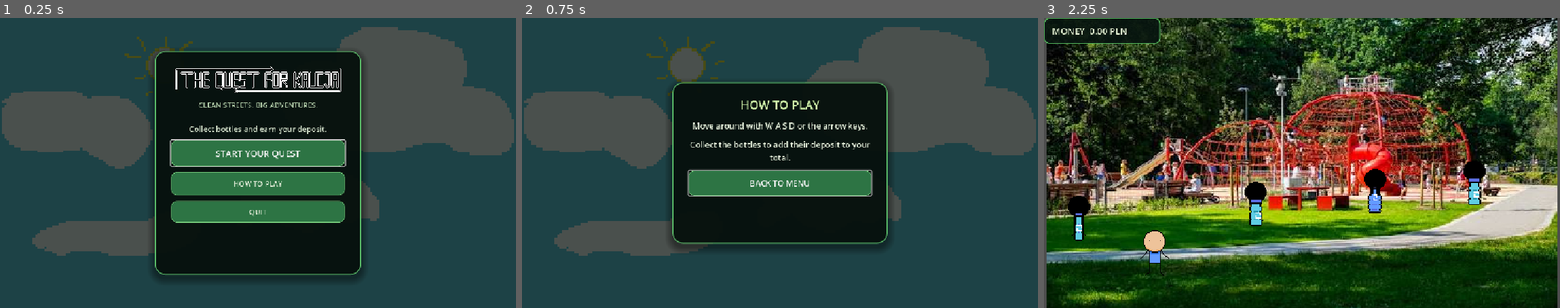
Above: before the commit, frames 1-3 (left to right).
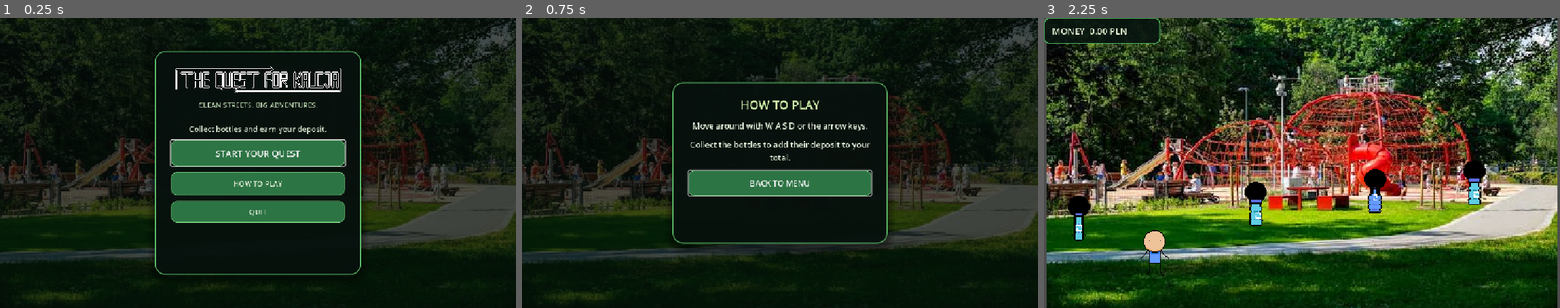
Above: after the commit, the same moments.

Repository: UBGC/quest_for_kaucja
Game: Godot game, scene res://main_menu.tscn
Two runs of this game, one before a commit and one after it. Both use one fixed random seed, a clock stepped at 60 frames per second and the inputs below.
Inputs:
- Up to frame 1 (0.25 s): no input
- Up to frame 2 (0.75 s): click "HOW TO PLAY" at 0.5 s
- Up to frame 3 (2.25 s): click "BACK TO MENU" at 1.25 s; click "START YOUR QUEST" at 2 s

The runs differ from the first frame. In frame 1, 68% of the frame differs, in the area x 0-100%, y 0-100%; in frame 2, 75%; in frame 3, nothing differs.

Commit message:
Revert "jyt"
This reverts commit 20e02f9736d3d4ac9fb36facaeb9879141058b43.

Diff:
--- a/level_3.tscn
+++ b/level_3.tscn
@@ -16,8 +16,8 @@
 
 [node name="Sprite2D" type="Sprite2D" parent="." unique_id=404758452]
 z_index = -7
-position = Vector2(164.25006, -538.2501)
-scale = Vector2(0.39902484, 0.7971477)
+position = Vector2(482.00006, -538.2501)
+scale = Vector2(0.28634754, 0.7971477)
 texture = ExtResource("1_16pka")
 
 [node name="CharacterBody2D" parent="." unique_id=1766430221 instance=ExtResource("2_j8bo8")]
--- a/main_menu.tscn
+++ b/main_menu.tscn
@@ -1,16 +1,16 @@
-[gd_scene format=3 uid="uid://biewbm1muyrlo"]
-
-[ext_resource type="Script" uid="uid://depdvch0gajbn" path="res://main_menu.gd" id="1_menu"]
-[ext_resource type="Texture2D" uid="uid://bg2gqx20bbe2s" path="res://mainMenuBG.png" id="2_fu7sn"]
-[ext_resource type="Texture2D" uid="uid://3fntukakw01x" path="res://mainMenuLogoSprite.png" id="2_logo"]
+[gd_scene format=3]
+
+[ext_resource type="Script" path="res://main_menu.gd" id="1_menu"]
+[ext_resource type="Texture2D" path="res://mainMenuLogoSprite.png" id="2_logo"]
+[ext_resource type="Texture2D" path="res://level1BG.png" id="3_background"]
 
 [sub_resource type="StyleBoxFlat" id="StyleBoxFlat_card"]
 bg_color = Color(0.02745098, 0.06666667, 0.050980393, 0.94)
+border_color = Color(0.3647059, 0.7607843, 0.41960785, 1)
 border_width_left = 2
 border_width_top = 2
 border_width_right = 2
 border_width_bottom = 2
-border_color = Color(0.3647059, 0.7607843, 0.41960785, 1)
 corner_radius_top_left = 22
 corner_radius_top_right = 22
 corner_radius_bottom_right = 22
@@ -20,54 +20,54 @@
 shadow_offset = Vector2(0, 8)
 
 [sub_resource type="StyleBoxFlat" id="StyleBoxFlat_button"]
+bg_color = Color(0.1764706, 0.45490196, 0.26666668, 1)
+border_color = Color(0.47058824, 0.8117647, 0.49411765, 1)
+border_width_left = 1
+border_width_top = 1
+border_width_right = 1
+border_width_bottom = 1
+corner_radius_top_left = 12
+corner_radius_top_right = 12
+corner_radius_bottom_right = 12
+corner_radius_bottom_left = 12
 content_margin_left = 18.0
 content_margin_top = 12.0
 content_margin_right = 18.0
 content_margin_bottom = 12.0
-bg_color = Color(0.1764706, 0.45490196, 0.26666668, 1)
+
+[sub_resource type="StyleBoxFlat" id="StyleBoxFlat_button_hover"]
+bg_color = Color(0.23529412, 0.5686275, 0.32941177, 1)
+border_color = Color(0.7137255, 0.9019608, 0.59607846, 1)
 border_width_left = 1
 border_width_top = 1
 border_width_right = 1
 border_width_bottom = 1
-border_color = Color(0.47058824, 0.8117647, 0.49411765, 1)
 corner_radius_top_left = 12
 corner_radius_top_right = 12
 corner_radius_bottom_right = 12
 corner_radius_bottom_left = 12
-
-[sub_resource type="StyleBoxFlat" id="StyleBoxFlat_button_pressed"]
 content_margin_left = 18.0
 content_margin_top = 12.0
 content_margin_right = 18.0
 content_margin_bottom = 12.0
+
+[sub_resource type="StyleBoxFlat" id="StyleBoxFlat_button_pressed"]
 bg_color = Color(0.105882354, 0.32156864, 0.17254902, 1)
+border_color = Color(0.7137255, 0.9019608, 0.59607846, 1)
 border_width_left = 1
 border_width_top = 1
 border_width_right = 1
 border_width_bottom = 1
-border_color = Color(0.7137255, 0.9019608, 0.59607846, 1)
 corner_radius_top_left = 12
 corner_radius_top_right = 12
 corner_radius_bottom_right = 12
 corner_radius_bottom_left = 12
-
-[sub_resource type="StyleBoxFlat" id="StyleBoxFlat_button_hover"]
 content_margin_left = 18.0
 content_margin_top = 12.0
 content_margin_right = 18.0
 content_margin_bottom = 12.0
-bg_color = Color(0.23529412, 0.5686275, 0.32941177, 1)
-border_width_left = 1
-border_width_top = 1
-border_width_right = 1
-border_width_bottom = 1
-border_color = Color(0.7137255, 0.9019608, 0.59607846, 1)
-corner_radius_top_left = 12
-corner_radius_top_right = 12
-corner_radius_bottom_right = 12
-corner_radius_bottom_left = 12
-
-[node name="MainMenu" type="Control" unique_id=72469551]
+
+[node name="MainMenu" type="Control"]
 layout_mode = 3
 anchors_preset = 15
 anchor_right = 1.0
@@ -76,18 +76,18 @@
 grow_vertical = 2
 script = ExtResource("1_menu")
 
-[node name="Backdrop" type="TextureRect" parent="." unique_id=1053301397]
-layout_mode = 1
-anchors_preset = 15
-anchor_right = 1.0
-anchor_bottom = 1.0
-grow_horizontal = 2
-grow_vertical = 2
-texture = ExtResource("2_fu7sn")
+[node name="Backdrop" type="TextureRect" parent="."]
+layout_mode = 1
+anchors_preset = 15
+anchor_right = 1.0
+anchor_bottom = 1.0
+grow_horizontal = 2
+grow_vertical = 2
+texture = ExtResource("3_background")
 expand_mode = 1
 stretch_mode = 6
 
-[node name="Tint" type="ColorRect" parent="." unique_id=125553311]
+[node name="Tint" type="ColorRect" parent="."]
 layout_mode = 1
 anchors_preset = 15
 anchor_right = 1.0
@@ -96,84 +96,84 @@
 grow_vertical = 2
 color = Color(0.015686275, 0.047058824, 0.03137255, 0.72)
 
-[node name="Center" type="CenterContainer" parent="." unique_id=550185148]
-layout_mode = 1
-anchors_preset = 15
-anchor_right = 1.0
-anchor_bottom = 1.0
-grow_horizontal = 2
-grow_vertical = 2
-
-[node name="Card" type="PanelContainer" parent="Center" unique_id=575971210]
+[node name="Center" type="CenterContainer" parent="."]
+layout_mode = 1
+anchors_preset = 15
+anchor_right = 1.0
+anchor_bottom = 1.0
+grow_horizontal = 2
+grow_vertical = 2
+
+[node name="Card" type="PanelContainer" parent="Center"]
 custom_minimum_size = Vector2(460, 500)
 layout_mode = 2
 theme_override_styles/panel = SubResource("StyleBoxFlat_card")
 
-[node name="Padding" type="MarginContainer" parent="Center/Card" unique_id=1056200321]
+[node name="Padding" type="MarginContainer" parent="Center/Card"]
 layout_mode = 2
 theme_override_constants/margin_left = 34
 theme_override_constants/margin_top = 30
 theme_override_constants/margin_right = 34
 theme_override_constants/margin_bottom = 30
 
-[node name="Content" type="VBoxContainer" parent="Center/Card/Padding" unique_id=1020092063]
+[node name="Content" type="VBoxContainer" parent="Center/Card/Padding"]
 layout_mode = 2
 theme_override_constants/separation = 13
 
-[node name="Logo" type="TextureRect" parent="Center/Card/Padding/Content" unique_id=1010188945]
+[node name="Logo" type="TextureRect" parent="Center/Card/Padding/Content"]
 custom_minimum_size = Vector2(360, 64)
 layout_mode = 2
 texture = ExtResource("2_logo")
 expand_mode = 1
 stretch_mode = 5
 
-[node name="Tagline" type="Label" parent="Center/Card/Padding/Content" unique_id=1573523396]
+[node name="Tagline" type="Label" parent="Center/Card/Padding/Content"]
 layout_mode = 2
 theme_override_colors/font_color = Color(0.7294118, 0.8352941, 0.6901961, 1)
 theme_override_font_sizes/font_size = 16
 text = "CLEAN STREETS. BIG ADVENTURES."
 horizontal_alignment = 1
 
-[node name="Separator" type="HSeparator" parent="Center/Card/Padding/Content" unique_id=1571997251]
-layout_mode = 2
-
-[node name="Description" type="Label" parent="Center/Card/Padding/Content" unique_id=1371226548]
+[node name="Separator" type="HSeparator" parent="Center/Card/Padding/Content"]
+layout_mode = 2
+
+[node name="Description" type="Label" parent="Center/Card/Padding/Content"]
 layout_mode = 2
 theme_override_colors/font_color = Color(0.80784315, 0.85882354, 0.7764706, 1)
 theme_override_font_sizes/font_size = 17
 text = "Collect bottles and earn your deposit."
 horizontal_alignment = 1
 
-[node name="PlayButton" type="Button" parent="Center/Card/Padding/Content" unique_id=1262228405]
+[node name="PlayButton" type="Button" parent="Center/Card/Padding/Content"]
 custom_minimum_size = Vector2(0, 58)
 layout_mode = 2
 theme_override_colors/font_color = Color(0.9607843, 0.98039216, 0.9137255, 1)
 theme_override_colors/font_hover_color = Color(1, 1, 1, 1)
 theme_override_font_sizes/font_size = 20
 theme_override_styles/normal = SubResource("StyleBoxFlat_button")
-theme_override_styles/pressed = SubResource("StyleBoxFlat_button_pressed")
-theme_override_styles/hover = SubResource("StyleBoxFlat_button_hover")
+theme_override_styles/hover = SubResource("StyleBoxFlat_button_hover")
+theme_override_styles/pressed = SubResource("StyleBoxFlat_button_pressed")
 text = "START YOUR QUEST"
 
-[node name="ControlsButton" type="Button" parent="Center/Card/Padding/Content" unique_id=55415187]
+[node name="ControlsButton" type="Button" parent="Center/Card/Padding/Content"]
 custom_minimum_size = Vector2(0, 52)
 layout_mode = 2
 theme_override_colors/font_color = Color(0.8862745, 0.9254902, 0.84705883, 1)
 theme_override_styles/normal = SubResource("StyleBoxFlat_button")
-theme_override_styles/pressed = SubResource("StyleBoxFlat_button_pressed")
-theme_override_styles/hover = SubResource("StyleBoxFlat_button_hover")
+theme_override_styles/hover = SubResource("StyleBoxFlat_button_hover")
+theme_override_styles/pressed = SubResource("StyleBoxFlat_button_pressed")
 text = "HOW TO PLAY"
 
-[node name="QuitButton" type="Button" parent="Center/Card/Padding/Content" unique_id=160667397]
+[node name="QuitButton" type="Button" parent="Center/Card/Padding/Content"]
 custom_minimum_size = Vector2(0, 48)
 layout_mode = 2
 theme_override_colors/font_color = Color(0.8862745, 0.9254902, 0.84705883, 1)
 theme_override_styles/normal = SubResource("StyleBoxFlat_button")
-theme_override_styles/pressed = SubResource("StyleBoxFlat_button_pressed")
-theme_override_styles/hover = SubResource("StyleBoxFlat_button_hover")
+theme_override_styles/hover = SubResource("StyleBoxFlat_button_hover")
+theme_override_styles/pressed = SubResource("StyleBoxFlat_button_pressed")
 text = "QUIT"
 
-[node name="ControlsCenter" type="CenterContainer" parent="." unique_id=1567243372]
+[node name="ControlsCenter" type="CenterContainer" parent="."]
 visible = false
 layout_mode = 1
 anchors_preset = 15
@@ -182,53 +182,53 @@
 grow_horizontal = 2
 grow_vertical = 2
 
-[node name="Card" type="PanelContainer" parent="ControlsCenter" unique_id=1406273397]
+[node name="Card" type="PanelContainer" parent="ControlsCenter"]
 custom_minimum_size = Vector2(480, 360)
 layout_mode = 2
 theme_override_styles/panel = SubResource("StyleBoxFlat_card")
 
-[node name="Padding" type="MarginContainer" parent="ControlsCenter/Card" unique_id=1234801267]
+[node name="Padding" type="MarginContainer" parent="ControlsCenter/Card"]
 layout_mode = 2
 theme_override_constants/margin_left = 34
 theme_override_constants/margin_top = 30
 theme_override_constants/margin_right = 34
 theme_override_constants/margin_bottom = 30
 
-[node name="Content" type="VBoxContainer" parent="ControlsCenter/Card/Padding" unique_id=109413324]
+[node name="Content" type="VBoxContainer" parent="ControlsCenter/Card/Padding"]
 layout_mode = 2
 theme_override_constants/separation = 16
 
-[node name="Heading" type="Label" parent="ControlsCenter/Card/Padding/Content" unique_id=1945675867]
+[node name="Heading" type="Label" parent="ControlsCenter/Card/Padding/Content"]
 layout_mode = 2
 theme_override_colors/font_color = Color(0.81960785, 0.9490196, 0.6666667, 1)
 theme_override_font_sizes/font_size = 26
 text = "HOW TO PLAY"
 horizontal_alignment = 1
 
-[node name="Movement" type="Label" parent="ControlsCenter/Card/Padding/Content" unique_id=1645130068]
+[node name="Movement" type="Label" parent="ControlsCenter/Card/Padding/Content"]
 layout_mode = 2
 theme_override_colors/font_color = Color(0.8862745, 0.9254902, 0.84705883, 1)
 theme_override_font_sizes/font_size = 18
 text = "Move around with W A S D or the arrow keys."
-horizontal_alignment = 1
 autowrap_mode = 2
-
-[node name="Goal" type="Label" parent="ControlsCenter/Card/Padding/Content" unique_id=1558664742]
+horizontal_alignment = 1
+
+[node name="Goal" type="Label" parent="ControlsCenter/Card/Padding/Content"]
 layout_mode = 2
 theme_override_colors/font_color = Color(0.8862745, 0.9254902, 0.84705883, 1)
 theme_override_font_sizes/font_size = 18
 text = "Collect the bottles to add their deposit to your total."
-horizontal_alignment = 1
 autowrap_mode = 2
-
-[node name="BackButton" type="Button" parent="ControlsCenter/Card/Padding/Content" unique_id=1984640412]
+horizontal_alignment = 1
+
+[node name="BackButton" type="Button" parent="ControlsCenter/Card/Padding/Content"]
 custom_minimum_size = Vector2(0, 56)
 layout_mode = 2
 theme_override_colors/font_color = Color(0.9607843, 0.98039216, 0.9137255, 1)
 theme_override_font_sizes/font_size = 18
 theme_override_styles/normal = SubResource("StyleBoxFlat_button")
-theme_override_styles/pressed = SubResource("StyleBoxFlat_button_pressed")
-theme_override_styles/hover = SubResource("StyleBoxFlat_button_hover")
+theme_override_styles/hover = SubResource("StyleBoxFlat_button_hover")
+theme_override_styles/pressed = SubResource("StyleBoxFlat_button_pressed")
 text = "BACK TO MENU"
 
 [connection signal="pressed" from="Center/Card/Padding/Content/PlayButton" to="." method="_on_play_pressed"]
